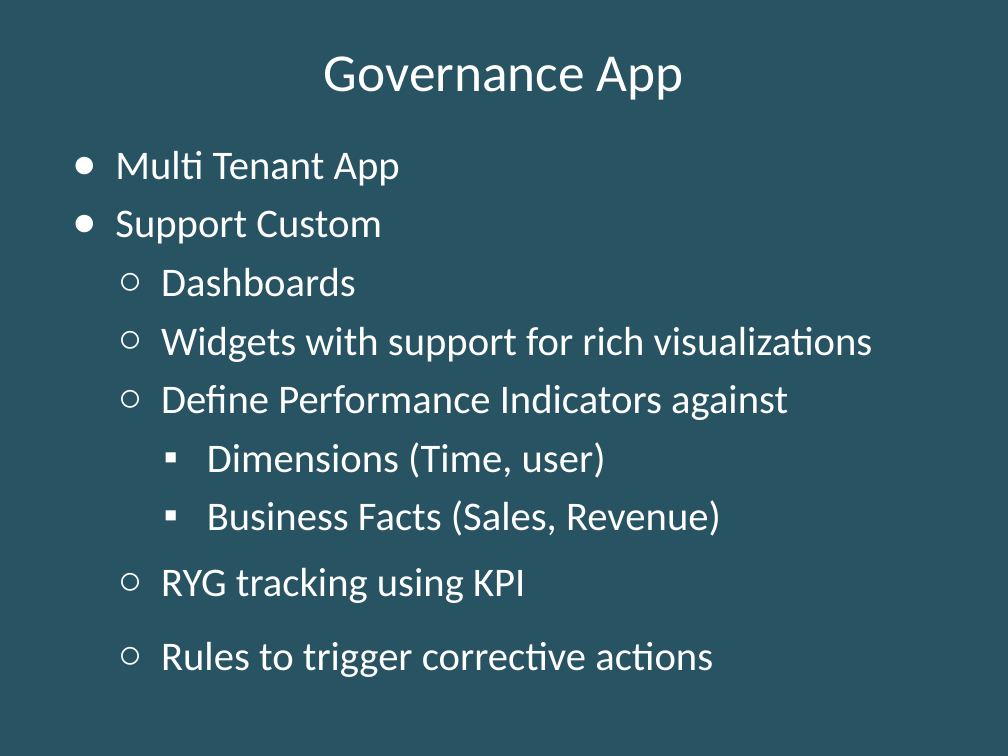
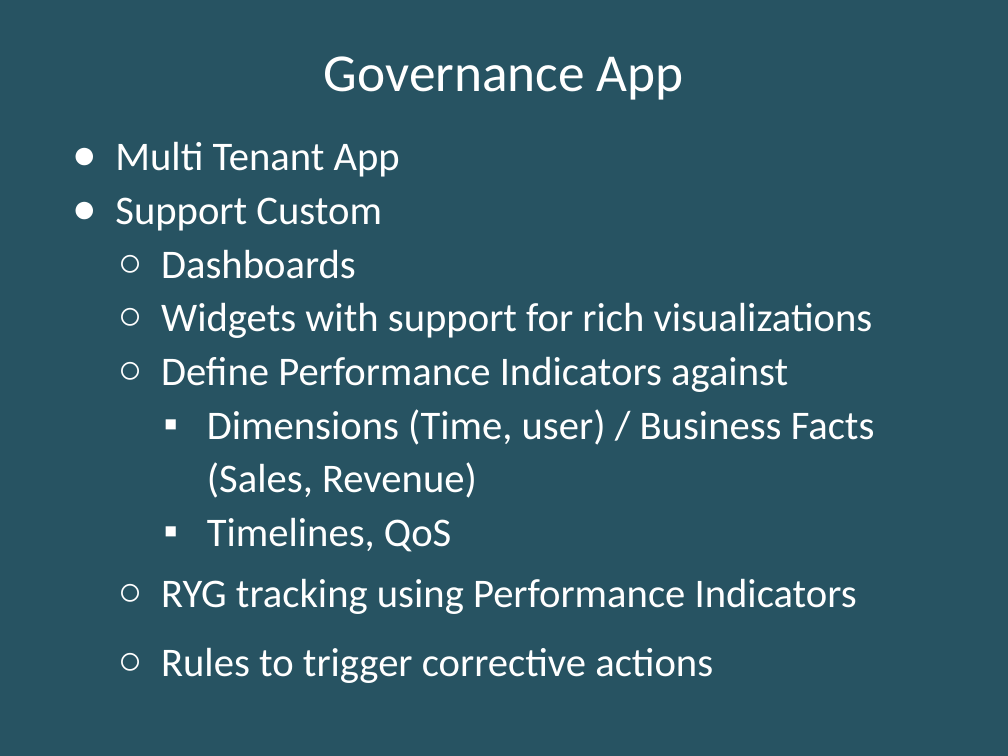
Before and after one commit to vijayeox/jenkinsdemo-API, a slide deck: slide 6 of Docs/EOX Application Development.pptx. Drawn at 1008x756 pixels with LibreOffice and Linux fonts; fonts in the diff are those of the drawing; background and template pictures are left out. Boxes give left, top, right and bottom in pixels: in the first picture for what was removed or moved away, otherwise in the second. Text is boxed around its words. In the diff, an @@ line names an element or a change of style, - is before the commit and + after.

Commit message:
More edits and cleanup

```diff
--- a/Docs/EOX Application Development.pptx
+++ b/Docs/EOX Application Development.pptx
@@ text at (x1=115, y1=141, x2=873, y2=683): line spacing 1.2 to 1.1 @@
@@ text at (x1=161, y1=409, x2=875, y2=614): text changed @@
-                ▪ Dimensions (Time, user)
-                ▪ Business Facts (Sales, Revenue)
-                ○ RYG tracking using KPI
+                ▪ Dimensions (Time, user) / Business Facts (Sales, Revenue)
+                ▪ Timelines, QoS
+                ○ RYG tracking using Performance Indicators
```
